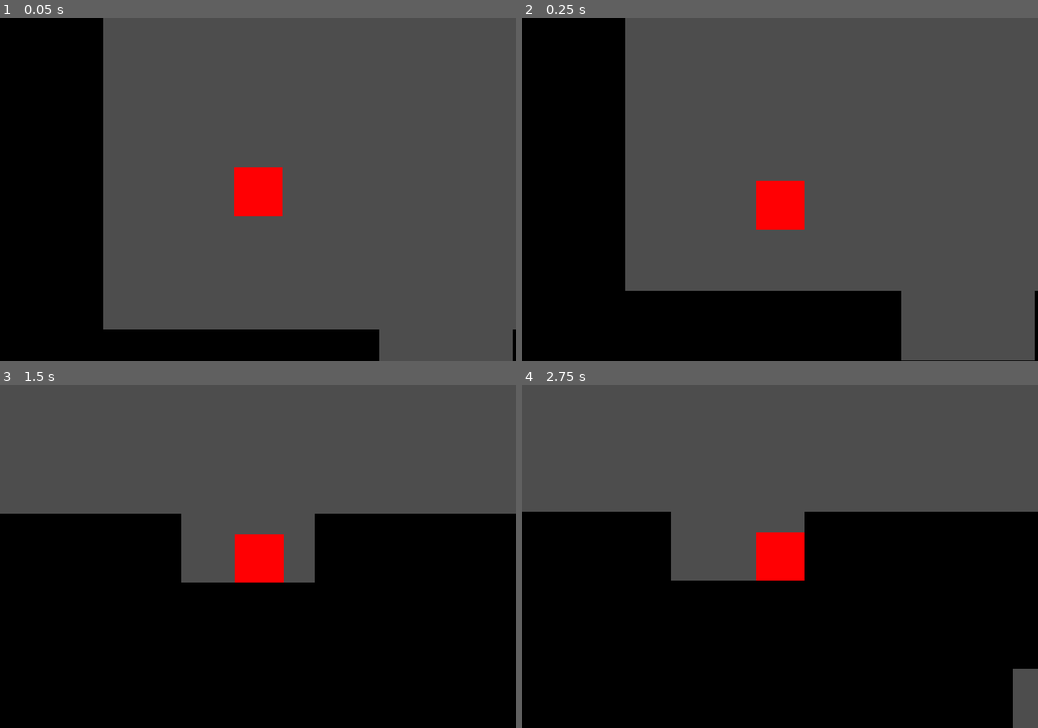
Above: before the commit, frames 1-4 (two rows, left to right).
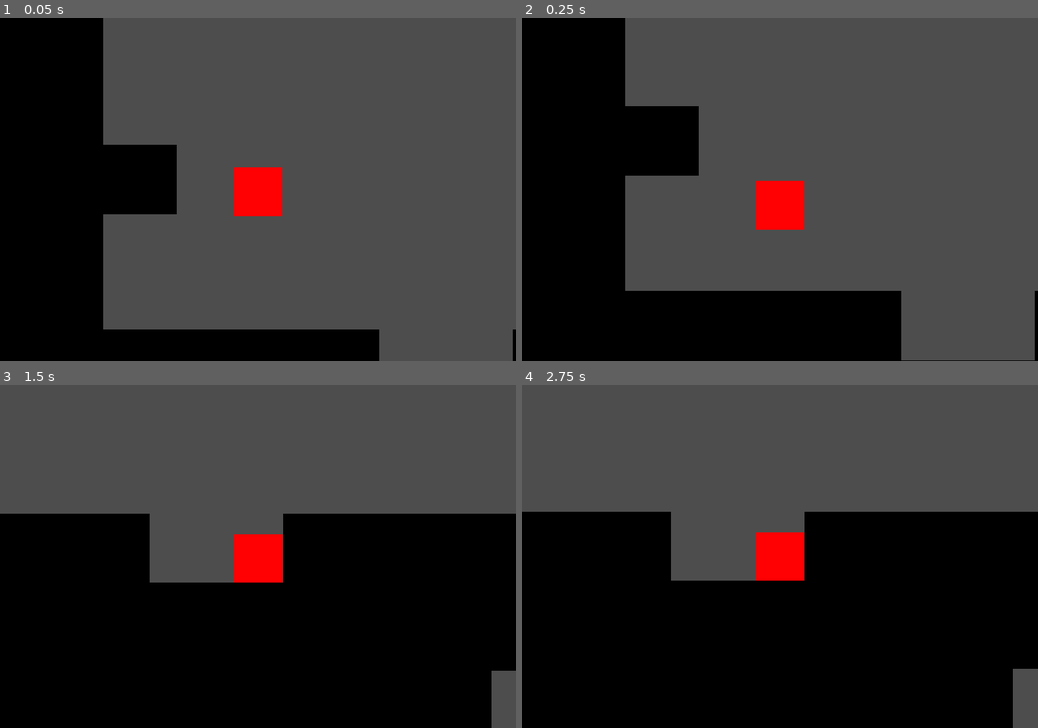
Above: after the commit, the same moments.

Repository: squidistaken/the-right-move
Game: Godot game, scene res://Scenes/Graybox.tscn
Two runs of this game, one before a commit and one after it. Both use one fixed random seed, a clock stepped at 60 frames per second and the inputs below.
Inputs (mouse positions are in pixels of both pictures, inside the frame that each line leads up to):
- Up to frame 1 (0.05 s): no input
- Up to frame 2 (0.25 s): no input
- Up to frame 3 (1.5 s): tap Enter at 0.5 s; move the mouse to (371, 539) at 0.52 s; hold Right (move_right) 0.53-1.25 s; tap X (dash) at 0.6 s; click (371, 539) at 0.67 s; tap Up (jump) at 0.77, 0.8, 1.07 s; drag from (154, 573) to (232, 625) at 1.27 s
- Up to frame 4 (2.75 s): tap Space at 2 s; move the mouse to (831, 481) at 2.02 s; hold Right (move_right) from 2.03 s (still down); hold Down (super_jump) from 2.03 s (still down); tap X (dash) at 2.3 s

The runs differ from the first frame. In frame 1, 2.9% of the frame differs, in the area x 20-35%, y 36-58%; in frame 2, 2.9%; in frame 3, 3.3%, in the area x 29-100%, y 37-100%; in frame 4, nothing differs.

Commit message:
add: proper super jump and dash

Diff:
--- a/Scenes/Graybox.tscn
+++ b/Scenes/Graybox.tscn
@@ -11,6 +11,7 @@
 [node name="Player" parent="." instance=ExtResource("1_p88k1")]
 position = Vector2(367, 218)
 scale = Vector2(0.4, 0.4)
+dash_multiplier = 1250
 
 [node name="Wall" type="Node2D" parent="."]
 
@@ -22,6 +23,16 @@
 shape = SubResource("RectangleShape2D_3m1vw")
 
 [node name="Sprite2D" type="Sprite2D" parent="Wall/StaticBody2D"]
+texture = ExtResource("1_a82e0")
+
+[node name="StaticBody2D5" type="StaticBody2D" parent="Wall"]
+position = Vector2(-840, 200)
+scale = Vector2(8.09382, 0.568361)
+
+[node name="CollisionShape2D" type="CollisionShape2D" parent="Wall/StaticBody2D5"]
+shape = SubResource("RectangleShape2D_3m1vw")
+
+[node name="Sprite2D" type="Sprite2D" parent="Wall/StaticBody2D5"]
 texture = ExtResource("1_a82e0")
 
 [node name="StaticBody2D3" type="StaticBody2D" parent="Wall"]
--- a/Scenes/player.tscn
+++ b/Scenes/player.tscn
@@ -18,3 +18,8 @@
 [node name="Camera2D" type="Camera2D" parent="."]
 position_smoothing_enabled = true
 position_smoothing_speed = 15.0
+
+[node name="PlayerSuperJumpTimer" type="Timer" parent="."]
+one_shot = true
+
+[connection signal="timeout" from="PlayerSuperJumpTimer" to="." method="_on_player_super_jump_timer_timeout"]
--- a/Scripts/PlayerMovement.gd
+++ b/Scripts/PlayerMovement.gd
@@ -1,24 +1,26 @@
 extends CharacterBody2D
 
 const speed = 400
-const dash_multiplier = 5
-@export var jump_velocity = -2000
-@export var acc = 50
-@export var fric = 70
-@export var grav = 120
+@export var dash_multiplier = 2000
+const jump_velocity = -2000
+const acc = 50
+const fric = 70
+const grav = 120
 const cooldown = 0.5
 
 var has_jumped = false
 var has_dashed = false
-var has_super_jumped = false
+var can_super_jump = false
 
 func _physics_process(_delta):
 	var input_dir: Vector2 = input()
 
 	if input_dir != Vector2.ZERO:
 		velocity = velocity.move_toward(speed * input_dir, acc)
+		if Input.is_action_pressed("super_jump"):
+			velocity.x /= 2
 		if Input.is_action_just_pressed("dash") and not has_dashed:
-			velocity.x *= dash_multiplier
+			velocity.x += Input.get_axis("move_left","move_right") * dash_multiplier
 			has_dashed = true
 			has_dashed = await refresh_cooldown()
 	else:
@@ -38,32 +40,34 @@
 	return input_dir
 
 func jump():
-	if Input.is_action_just_pressed("jump") and not has_jumped and is_on_floor:
+	if Input.is_action_just_pressed("jump") and not has_jumped:
 		has_jumped = true
 		velocity.y = jump_velocity
-	elif Input.is_action_pressed("super_jump") and not has_super_jumped:
-		while is_on_floor():
-			if await charge_super_jump():
-				velocity.y = jump_velocity
-				has_super_jumped = true
-				has_super_jumped = await refresh_cooldown()
-
-
+	elif velocity.y != 0:
+		has_jumped = true
+		velocity.y += grav
 	else:
-
 		velocity.y += grav
 		if is_on_floor():
 			has_jumped = false
 
-func refresh_cooldown(has_condition: bool = true) -> bool:
+	charge_super_jump()
+	if can_super_jump and Input.is_action_just_released("super_jump"):
+		has_jumped = true
+		can_super_jump = false
+		velocity.y = jump_velocity * 1.5
+
+func refresh_cooldown() -> bool:
 	await get_tree().create_timer(cooldown).timeout
 	return false
 
+func charge_super_jump():
+	var charge_time = 0.7
+	if Input.is_action_just_pressed("super_jump"):
+		has_jumped = true
+		$PlayerSuperJumpTimer.start(charge_time)
+	if Input.is_action_just_released("super_jump"):
+		$PlayerSuperJumpTimer.stop()
 
-# TODO: Debug Super Jump
-func charge_super_jump() -> bool:
-	while Input.is_action_pressed("super_jump"):
-		await get_tree().create_timer(cooldown).timeout
-		if Input.is_action_just_released("super_jump"):
-			return true
-	return false
+func _on_player_super_jump_timer_timeout():
+	can_super_jump = true
--- a/project.godot
+++ b/project.godot
@@ -36,31 +36,38 @@
 jump={
 "deadzone": 0.5,
 "events": [Object(InputEventKey,"resource_local_to_scene":false,"resource_name":"","device":-1,"window_id":0,"alt_press …(182 unchanged characters)…
+, Object(InputEventJoypadButton,"resource_local_to_scene":false,"resource_name":"","device":-1,"button_index":11,"pressure":0.0,"pressed":true,"script":null)
+, Object(InputEventJoypadButton,"resource_local_to_scene":false,"resource_name":"","device":-1,"button_index":1,"pressure":0.0,"pressed":true,"script":null)
 ]
 }
 move_right={
 "deadzone": 0.5,
 "events": [Object(InputEventKey,"resource_local_to_scene":false,"resource_name":"","device":-1,"window_id":0,"alt_press …(182 unchanged characters)…
+, Object(InputEventJoypadButton,"resource_local_to_scene":false,"resource_name":"","device":-1,"button_index":14,"pressure":0.0,"pressed":true,"script":null)
 ]
 }
 move_left={
 "deadzone": 0.5,
 "events": [Object(InputEventKey,"resource_local_to_scene":false,"resource_name":"","device":-1,"window_id":0,"alt_press …(182 unchanged characters)…
+, Object(InputEventJoypadButton,"resource_local_to_scene":false,"resource_name":"","device":-1,"button_index":13,"pressure":0.0,"pressed":true,"script":null)
 ]
 }
 action={
 "deadzone": 0.5,
 "events": [Object(InputEventKey,"resource_local_to_scene":false,"resource_name":"","device":-1,"window_id":0,"alt_pressed":false,"shift_pressed":false,"ctrl_pressed":false,"meta_pressed":false,"pressed":false,"keycode":0,"physical_keycode":90,"key_label":0,"unicode":122,"echo":false,"script":null)
+, Object(InputEventJoypadButton,"resource_local_to_scene":false,"resource_name":"","device":-1,"button_index":3,"pressure":0.0,"pressed":true,"script":null)
 ]
 }
 dash={
 "deadzone": 0.5,
 "events": [Object(InputEventKey,"resource_local_to_scene":false,"resource_name":"","device":-1,"window_id":0,"alt_pressed":false,"shift_pressed":false,"ctrl_pressed":false,"meta_pressed":false,"pressed":false,"keycode":0,"physical_keycode":88,"key_label":0,"unicode":120,"echo":false,"script":null)
+, Object(InputEventJoypadButton,"resource_local_to_scene":false,"resource_name":"","device":-1,"button_index":0,"pressure":0.0,"pressed":true,"script":null)
 ]
 }
 super_jump={
 "deadzone": 0.5,
 "events": [Object(InputEventKey,"resource_local_to_scene":false,"resource_name":"","device":-1,"window_id":0,"alt_press …(182 unchanged characters)…
+, Object(InputEventJoypadButton,"resource_local_to_scene":false,"resource_name":"","device":-1,"button_index":12,"pressure":0.0,"pressed":true,"script":null)
 ]
 }
 
Not shown, added: export_presets.cfg
